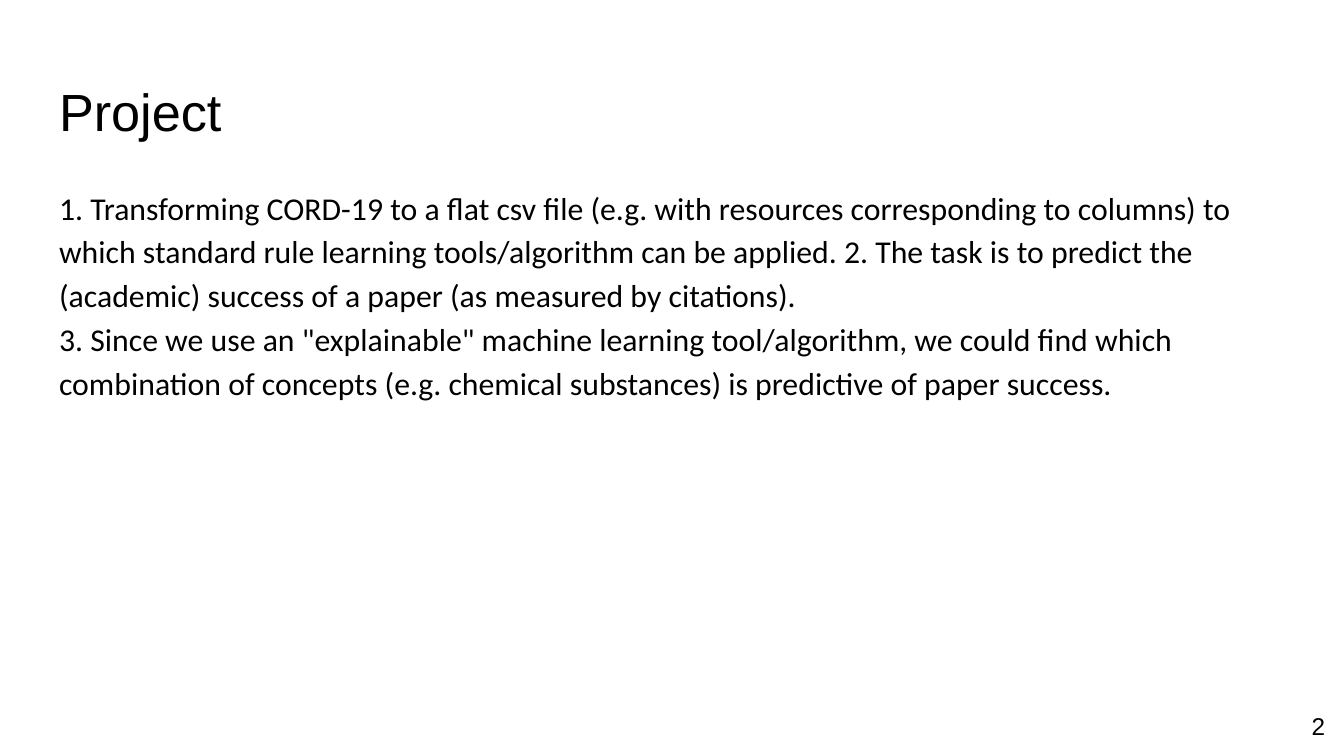
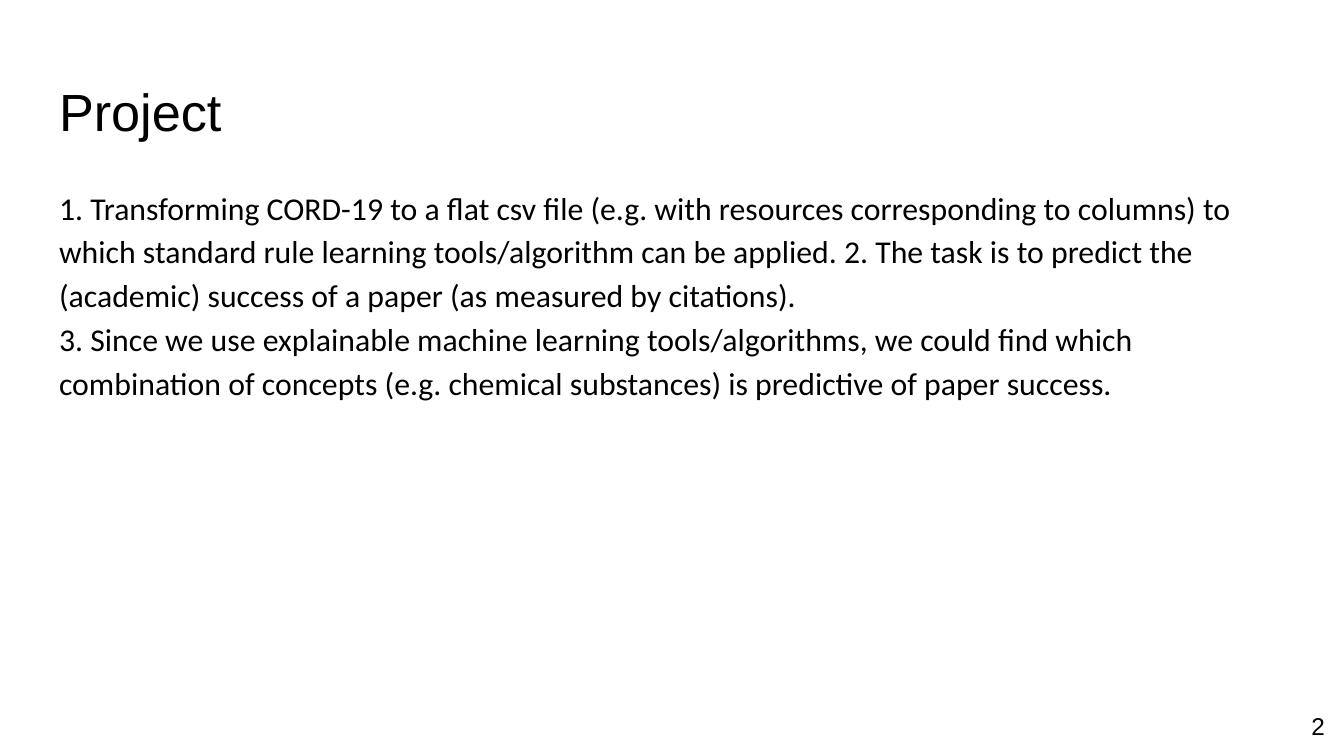
Before and after one commit to corei5/Entity-Based-Document-Classification-on-the-CORD---19-Corpus, a slide deck: slide 2 of Entity-Based Document Classification on the CORD- 19 Corpus.pptx. Drawn at 1344x756 pixels with LibreOffice and Linux fonts; fonts in the diff are those of the drawing. Boxes give left, top, right and bottom in pixels: in the first picture for what was removed or moved away, otherwise in the second. Text is boxed around its words. In the diff, an @@ line names an element or a change of style, - is before the commit and + after.

```diff
--- a/Entity-Based Document Classification on the CORD- 19 Corpus.pptx
+++ b/Entity-Based Document Classification on the CORD- 19 Corpus.pptx
@@ text at bbox=[59, 329, 1132, 401]: text changed @@
-3. Since we use an "explainable" machine learning tool/algorithm, we could find which combination of concepts (e.g. chemical substances) is predictive of paper success.
+3. Since we use explainable machine learning tools/algorithms, we could find which combination of concepts (e.g. chemical substances) is predictive of paper success.
```
Also in this commit, not shown: 2 other slides changed, 1 other file.
